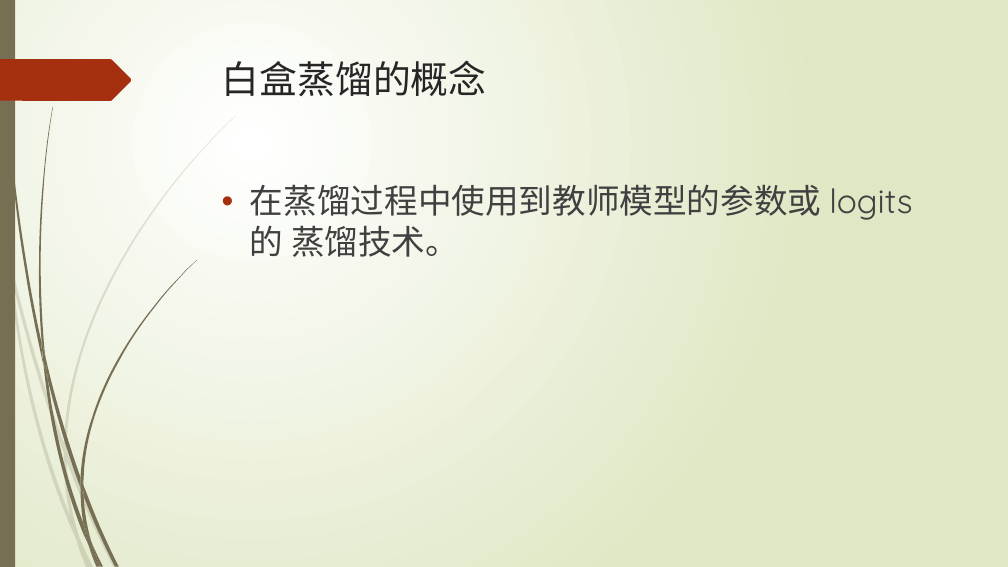
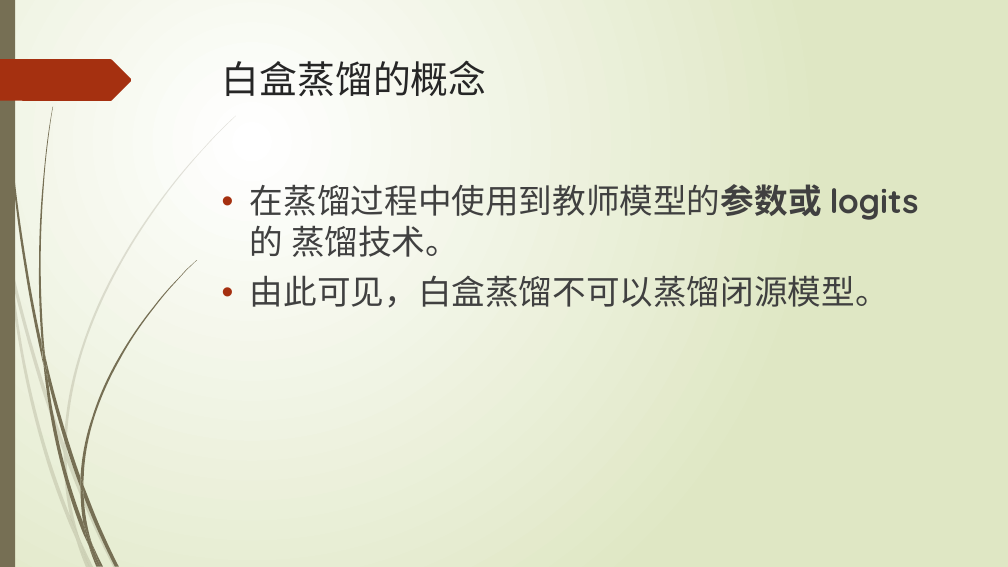
Before and after one commit to datawhalechina/llm-deploy, a slide deck: slide 7 of PPT/distillation.pptx. Drawn at 1008x567 pixels with LibreOffice and Linux fonts; fonts in the diff are those of the drawing. Boxes give left, top, right and bottom in pixels: in the first picture for what was removed or moved away, otherwise in the second. Text is boxed around its words. In the diff, an @@ line names an element or a change of style, - is before the commit and + after.

```diff
--- a/PPT/distillation.pptx
+++ b/PPT/distillation.pptx
@@ text at (250,184,919,257): bold on in "在蒸馏过程中使用到教师模型的参数或 logits" @@
@@ text at (250,275,889,308): paragraph added @@
+• 由此可见，白盒蒸馏不可以蒸馏闭源模型。
```
Also in this commit, not shown: 4 other slides changed, 4 slides added, 1 other file.
